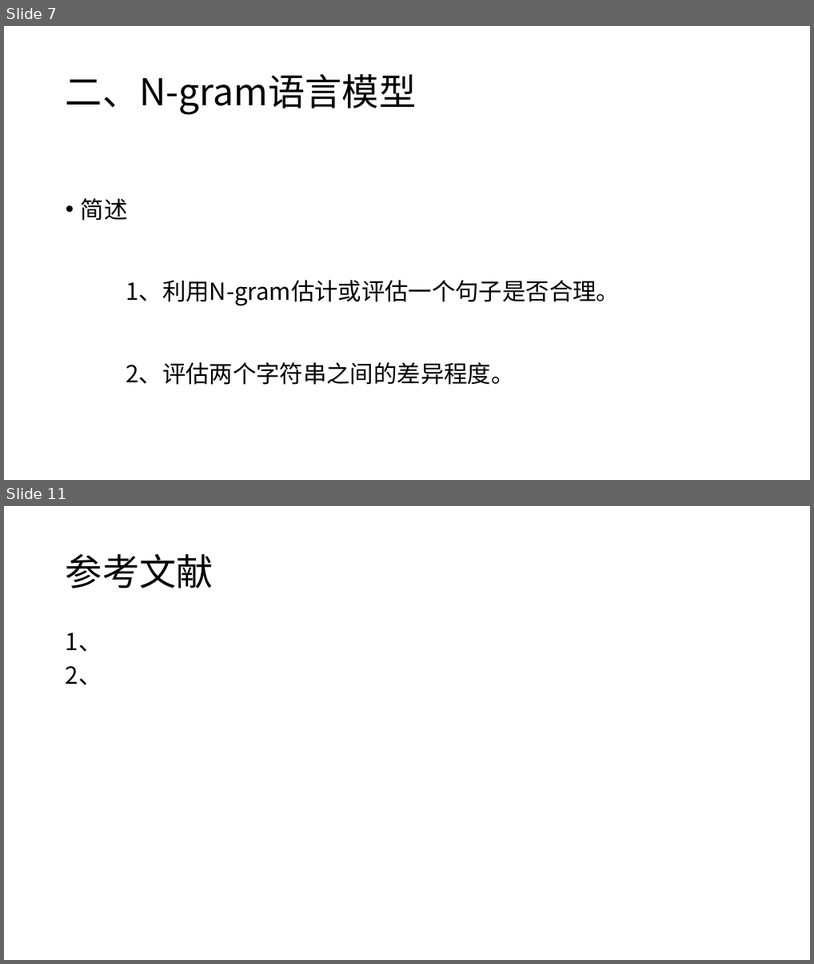
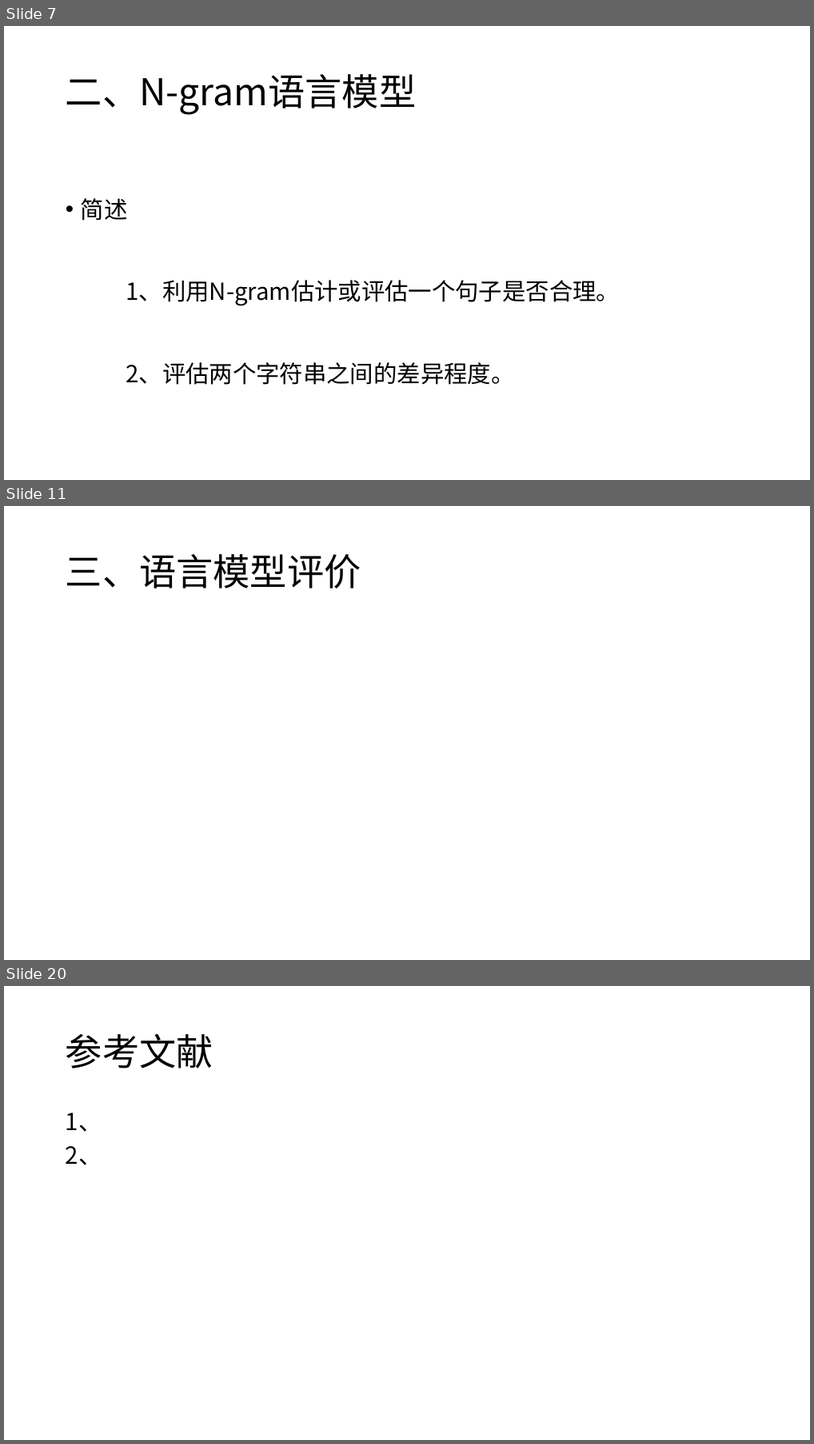
Before and after one commit to charlesXu86/Chatbot_CN, a slide deck: Chatbot_Doc/课程/NLP-4-语言模型.pptx. Shown one above the other, each under a label of ours: slides 7 and 11 before the commit, slides 7, 11 and 20 after it; the slides between them are not shown. The pictures are 814x964 and 814x1444 pixels, drawn with LibreOffice and Linux fonts; fonts in the diff are those of the drawing. Boxes give left, top, right and bottom in pixels: in the first picture for what was removed or moved away, otherwise in the second. Text is boxed around its words. In the diff, an @@ line names an element or a change of style, - is before the commit and + after.

Commit message:
语言模型

```diff
--- a/Chatbot_Doc/课程/NLP-4-语言模型.pptx
+++ b/Chatbot_Doc/课程/NLP-4-语言模型.pptx
@@ slide 11 added at [4, 506, 810, 960], background #FFFFFF @@
@@ title added at [66, 554, 362, 588], 44 pt, text #000000 @@
+三、语言模型评价
@@ what was slide 11 is now slide 20 @@
```
Also in this commit, not shown: 4 slides changed, 8 other slides added.
